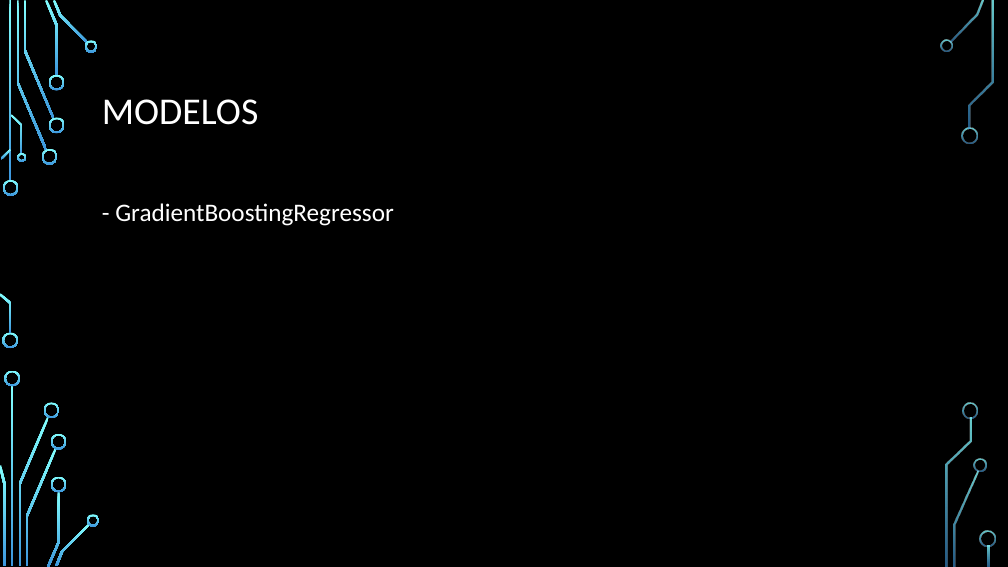
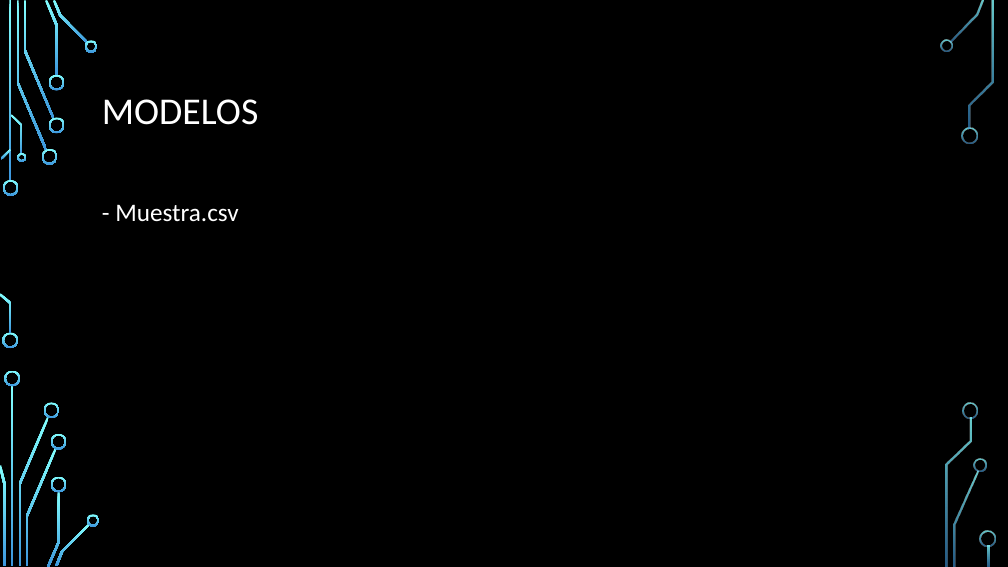
Before and after one commit to JIMYTHEONE/KAGGLE-COMP, a slide deck: slide 4 of ppt competi.pptx. Drawn at 1008x567 pixels with LibreOffice and Linux fonts; fonts in the diff are those of the drawing; background and template pictures are left out. Boxes give left, top, right and bottom in pixels: in the first picture for what was removed or moved away, otherwise in the second. Text is boxed around its words. In the diff, an @@ line names an element or a change of style, - is before the commit and + after.

Commit message:
slock

```diff
--- a/ppt competi.pptx
+++ b/ppt competi.pptx
@@ text at (115,204,238,222): text changed @@
-- GradientBoostingRegressor
+- Muestra.csv
```
